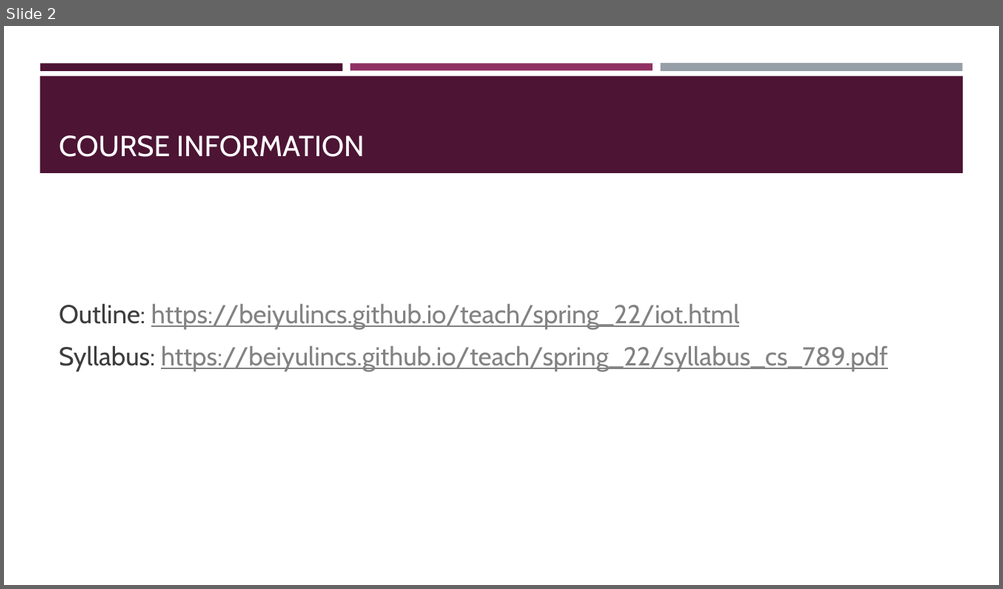
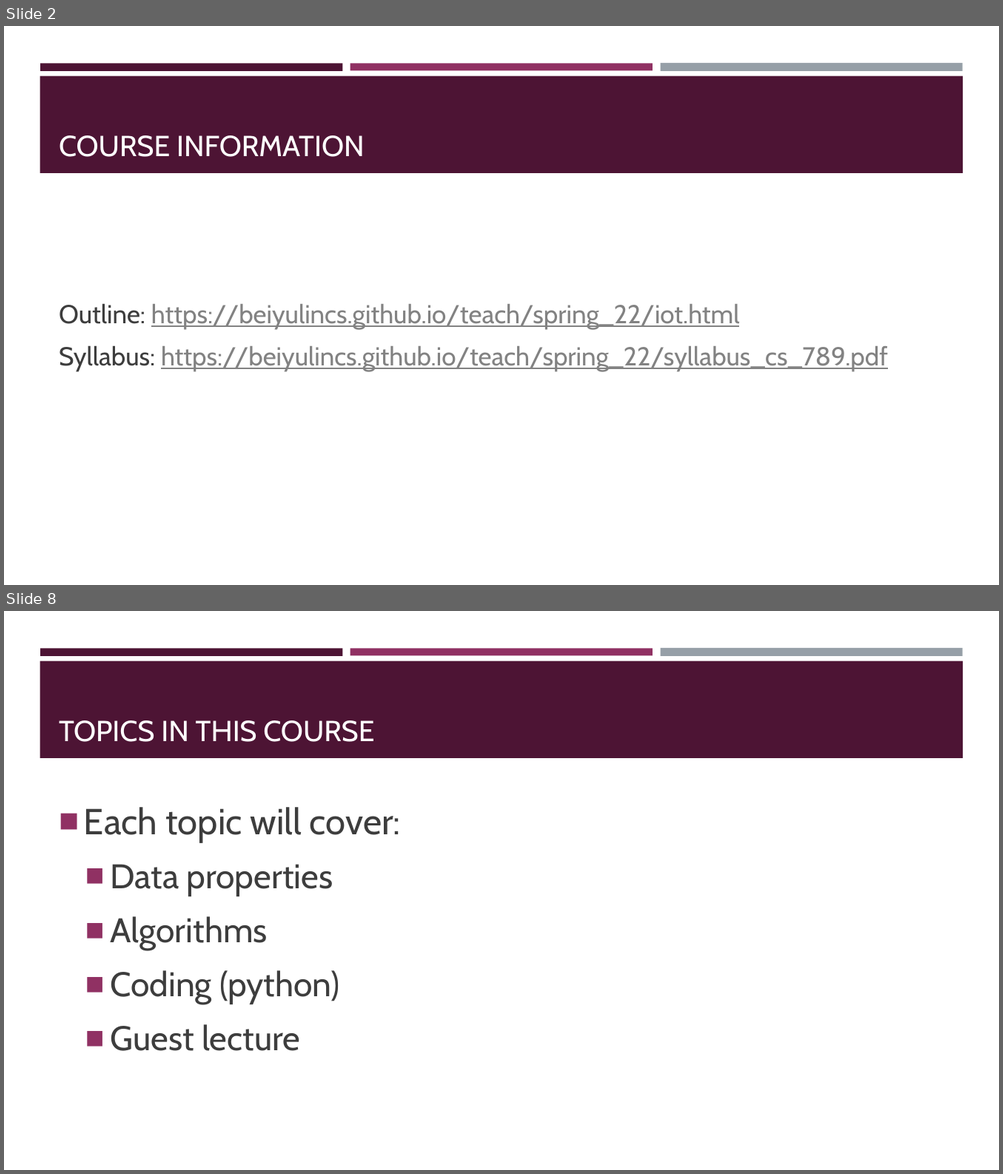
Before and after one commit to BeiyuLinCS/beiyulin.github.io, a slide deck: teach/fall_21/slides/ds_1.pptx. Shown one above the other, each under a label of ours: slide 2 before the commit, slides 2 and 8 after it; the slides between them are not shown. The pictures are 1003x589 and 1003x1174 pixels, drawn with LibreOffice and Linux fonts; fonts in the diff are those of the drawing. Boxes give left, top, right and bottom in pixels: in the first picture for what was removed or moved away, otherwise in the second. Text is boxed around its words. In the diff, an @@ line names an element or a change of style, - is before the commit and + after.

```diff
--- a/teach/fall_21/slides/ds_1.pptx
+++ b/teach/fall_21/slides/ds_1.pptx
@@ slide 8 added at box(4, 611, 999, 1170), background #FFFFFF; not listed: 4 template elements that a slide beside it also shows @@
@@ title added at box(59, 721, 374, 742), 28 pt, text #FFFFFF @@
+TOPICS IN THIS COURSE
@@ text added at box(84, 807, 401, 1051), 33 pt, text #3D3D3D @@
+■ Each topic will cover:
+  ■ Data properties
+  ■ Algorithms
+  ■ Coding (python)
+  ■ Guest lecture
```
Also in this commit, not shown: 3 slides changed, 3 other slides added, 16 slides removed, 7 other files.
